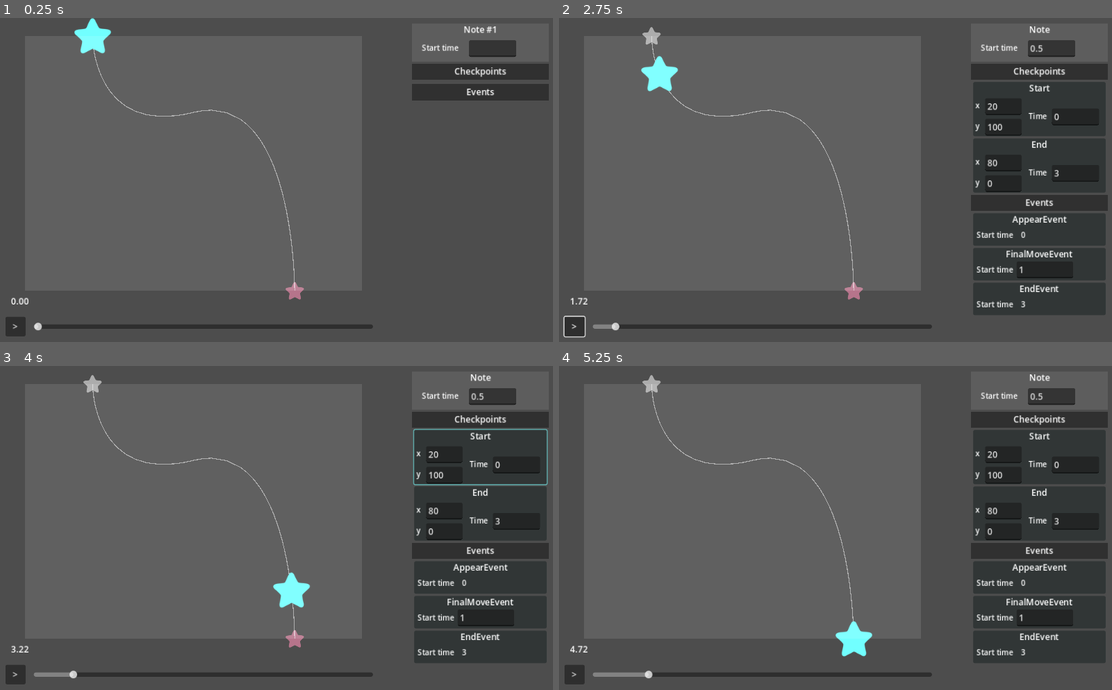
Above: before the commit, frames 1-4 (two rows, left to right).
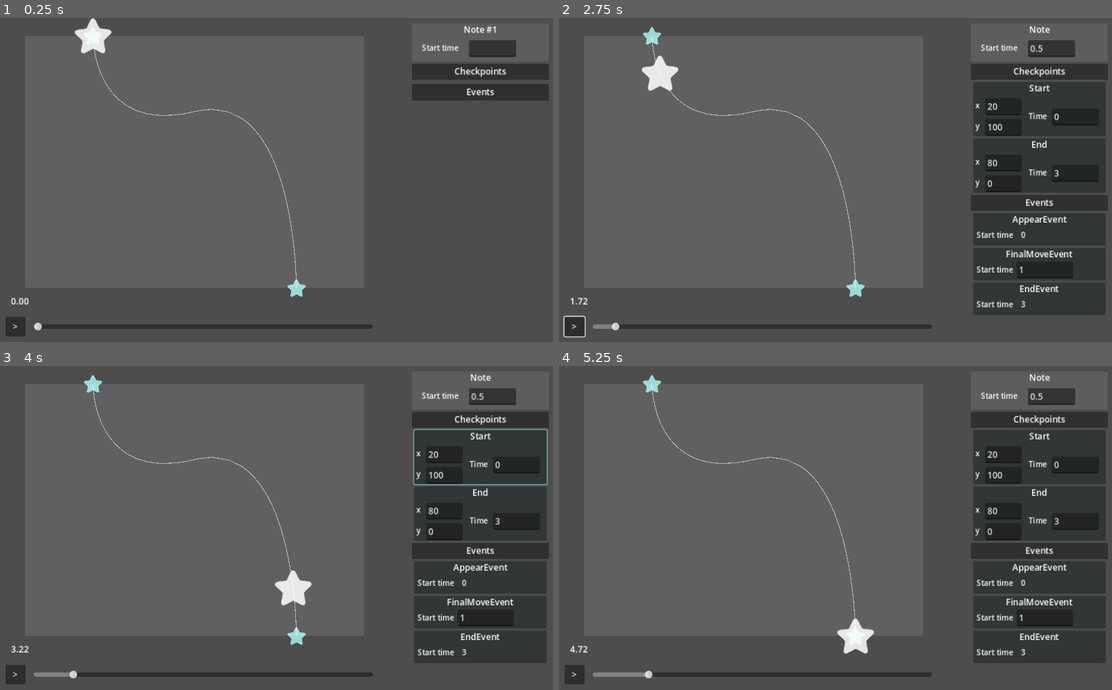
Above: after the commit, the same moments.

Repository: Punjidixie/Project-Prelude-Editor
Game: Godot game, scene res://main/main.tscn
The game is run twice, just before and just after one commit, with the same random seed, the same clock (stepped at 60 frames per second) and the same inputs.
Inputs (mouse positions are in pixels of both pictures, inside the frame that each line leads up to):
- Up to frame 1 (0.25 s): no input
- Up to frame 2 (2.75 s): click (1051, 47) at 0.52 s; type "12" at 0.6 s; click ">" at 1.25 s; move the mouse to (608, 306) at 2.02 s; press the mouse at (608, 306) at 2.03 s; hold W from 2.03 s (still down)
- Up to frame 3 (4 s): release W at 2.75 s; release the mouse at (49, 654) at 2.75 s; click (481, 456) at 2.77 s; move the mouse to (165, 544) at 3.52 s; click (165, 544) at 3.6 s
- Up to frame 4 (5.25 s): move the mouse to (890, 456) at 4.27 s; press the mouse at (890, 456) at 4.28 s; hold W from 4.28 s (still down); move the mouse to (807, 592) at 5.02 s; release the mouse at (807, 592) at 5.03 s; click (807, 592) at 5.1 s

The runs differ from the first frame. In frame 1, 0.9% of the frame differs, in the area x 13-56%, y 0-87%; in frame 2, 0.9%; in frame 3, 1.0%, in the area x 15-57%, y 2-87%; in frame 4, 0.9%.

Commit message:
drag checkpoints

Diff:
--- a/main/main.tscn
+++ b/main/main.tscn
@@ -5,7 +5,7 @@
 [ext_resource type="Script" path="res://notes/play_area_object.gd" id="2_g6me1"]
 [ext_resource type="Script" path="res://notes/note.gd" id="2_lkwxi"]
 [ext_resource type="Texture2D" uid="uid://pc1xdwlau3fa" path="res://assets/star.png" id="2_ypqv5"]
-[ext_resource type="Script" path="res://notes/note_checkpoint.gd" id="3_a5ejy"]
+[ext_resource type="PackedScene" uid="uid://6xa2kl78865d" path="res://notes/note_events/note_checkpoint.tscn" id="3_q76ka"]
 [ext_resource type="Script" path="res://notes/note_events/appear_event.gd" id="5_s85vc"]
 [ext_resource type="Script" path="res://notes/note_events/move_event.gd" id="5_vyj42"]
 [ext_resource type="Script" path="res://notes/note_events/end_event.gd" id="6_klw7q"]
@@ -41,21 +41,11 @@
 
 [node name="Checkpoints" type="Node" parent="Notes/Note"]
 
-[node name="StartCheckpoint" type="Sprite2D" parent="Notes/Note/Checkpoints"]
-modulate = Color(1, 1, 1, 0.533333)
-position = Vector2(265, 106)
-scale = Vector2(0.5, 0.5)
-texture = ExtResource("2_ypqv5")
-script = ExtResource("3_a5ejy")
+[node name="StartCheckpoint" parent="Notes/Note/Checkpoints" instance=ExtResource("3_q76ka")]
 checkpoint_name = "Start"
 play_position = Vector2(20, 100)
 
-[node name="EndCheckpoint" type="Sprite2D" parent="Notes/Note/Checkpoints"]
-modulate = Color(1, 0.564706, 0.713726, 0.592157)
-position = Vector2(530, 212)
-scale = Vector2(0.5, 0.5)
-texture = ExtResource("2_ypqv5")
-script = ExtResource("3_a5ejy")
+[node name="EndCheckpoint" parent="Notes/Note/Checkpoints" instance=ExtResource("3_q76ka")]
 target_time = 3.0
 checkpoint_name = "End"
 play_position = Vector2(80, 0)
@@ -81,12 +71,12 @@
 end_checkpoint = NodePath("../../Checkpoints/EndCheckpoint")
 event_type = 3
 
-[node name="NoteBody" type="Sprite2D" parent="Notes/Note"]
-modulate = Color(0.443137, 1, 1, 1)
-position = Vector2(463, 172)
+[node name="NoteBody" type="Node2D" parent="Notes/Note"]
+script = ExtResource("2_g6me1")
+
+[node name="Visual" type="Sprite2D" parent="Notes/Note/NoteBody"]
+modulate = Color(1, 1, 1, 0.858824)
 texture = ExtResource("2_ypqv5")
-script = ExtResource("2_g6me1")
-play_position = Vector2(0.75, 0.3)
 
 [node name="Path2D" type="Path2D" parent="Notes"]
 visible = false
@@ -101,6 +91,7 @@
 anchor_bottom = 1.0
 grow_horizontal = 2
 grow_vertical = 2
+mouse_filter = 2
 
 [node name="NoteInfoUI" type="ScrollContainer" parent="CanvasLayer/Control" node_paths=PackedStringArray("checkpoint_container", "event_container", "top_info_box", "sample_note")]
 layout_mode = 1
@@ -247,10 +238,11 @@
 anchors_preset = 15
 anchor_right = 1.0
 anchor_bottom = 1.0
-offset_right = -312.0
-offset_bottom = -106.0
-grow_horizontal = 2
-grow_vertical = 2
+offset_right = -308.0
+offset_bottom = -111.0
+grow_horizontal = 2
+grow_vertical = 2
+mouse_filter = 2
 
 [node name="PlayArea" type="ColorRect" parent="CanvasLayer/Control/Control"]
 layout_mode = 1
@@ -263,6 +255,7 @@
 offset_bottom = 9.0
 grow_horizontal = 2
 grow_vertical = 2
+mouse_filter = 2
 color = Color(1, 1, 1, 0.109804)
 metadata/_edit_use_anchors_ = true
 
--- a/notes/note.gd
+++ b/notes/note.gd
@@ -28,10 +28,6 @@
 
 func connect_event(event: NoteEvent):
 	event.on_event_updated.connect(update)
-
-# Called every frame. 'delta' is the elapsed time since the previous frame.
-func _process(delta):
-	pass
 
 func get_note_checkpoints() -> Array:
 	var note_checkpoints = checkpoints_container.get_children()
--- a/notes/note_checkpoint.gd
+++ b/notes/note_checkpoint.gd
@@ -7,7 +7,7 @@
 # Because info box needs a different signal.
 # When load_info_from_info_box is called from the info box, that other signal emitted.
 # I don't want the info box to receive that signal because the checkpoint was already updated from the info box itself...
-signal on_checkpoint_dragged()
+signal on_checkpoint_ui_needs_update()
 
 # For general purposes ; synchonizing other nodes
 signal on_checkpoint_updated()
@@ -15,6 +15,25 @@
 # Local time
 @export var target_time : float
 @export var checkpoint_name : String
+@export var click_area : Area2D
+
+var draggable = false
+var drag_position : Vector2
+
+func _ready():
+	super._ready()
+	click_area.mouse_entered.connect(on_mouse_entered)
+	click_area.mouse_exited.connect(on_mouse_exited)
+
+func _process(delta):
+	if draggable:
+		if Input.is_action_just_pressed("left_click"):
+			drag_position = get_local_mouse_position()
+		elif Input.is_action_pressed("left_click"):
+			set_world_position(get_global_mouse_position())
+			on_checkpoint_updated.emit()
+			on_checkpoint_ui_needs_update.emit()
+
 
 func get_and_initialize_info_box() -> CheckpointInfoBox:
 	var info_box = ScenePreloader.checkpoint_info_box.instantiate()
@@ -28,3 +47,9 @@
 
 	target_time = float(info_box.time_input_box.text)
 	on_checkpoint_updated.emit()
+
+func on_mouse_entered():
+	draggable = true
+
+func on_mouse_exited():
+	draggable = false
--- a/notes/note_events/move_event.gd
+++ b/notes/note_events/move_event.gd
@@ -50,17 +50,13 @@
 	pass
 
 func connect_start_checkpoint():
-	start_checkpoint.on_checkpoint_dragged.connect(on_start_checkpoint_updated)
 	start_checkpoint.on_checkpoint_updated.connect(on_start_checkpoint_updated)
 
 func connect_destination_checkpoint():
-	destination_checkpoint.on_checkpoint_dragged.connect(on_destination_checkpoint_updated)
 	destination_checkpoint.on_checkpoint_updated.connect(on_destination_checkpoint_updated)
 
 func disconnect_start_checkpoint():
-	start_checkpoint.on_checkpoint_dragged.disconnect(on_start_checkpoint_updated)
 	start_checkpoint.on_checkpoint_updated.disconnect(on_start_checkpoint_updated)
 
 func disconnect_destination_checkpoint():
-	destination_checkpoint.on_checkpoint_dragged.disconnect(on_destination_checkpoint_updated)
 	destination_checkpoint.on_checkpoint_updated.disconnect(on_destination_checkpoint_updated)
--- /dev/null
+++ b/notes/note_events/note_checkpoint.tscn
@@ -0,0 +1,21 @@
+[gd_scene load_steps=4 format=3 uid="uid://6xa2kl78865d"]
+
+[ext_resource type="Script" path="res://notes/note_checkpoint.gd" id="1_7kayq"]
+[ext_resource type="Texture2D" uid="uid://pc1xdwlau3fa" path="res://assets/star.png" id="2_0o8fb"]
+
+[sub_resource type="RectangleShape2D" id="RectangleShape2D_nvqme"]
+size = Vector2(40, 40)
+
+[node name="NoteCheckpoint" type="Node2D" node_paths=PackedStringArray("click_area")]
+script = ExtResource("1_7kayq")
+click_area = NodePath("Area2D")
+
+[node name="Visual" type="Sprite2D" parent="."]
+modulate = Color(0.662745, 1, 1, 0.792157)
+scale = Vector2(0.5, 0.5)
+texture = ExtResource("2_0o8fb")
+
+[node name="Area2D" type="Area2D" parent="."]
+
+[node name="CollisionShape2D" type="CollisionShape2D" parent="Area2D"]
+shape = SubResource("RectangleShape2D_nvqme")
--- a/notes/note_events/note_event.gd
+++ b/notes/note_events/note_event.gd
@@ -10,6 +10,7 @@
 
 signal on_event_updated()
 signal on_event_ui_needs_update()
+signal on_event_deleted()
 
 # Called in Note. Calculate note position based on local_time. Override in inherited classes.
 func get_notebody_play_position(local_time: float):
--- a/notes/play_area_object.gd
+++ b/notes/play_area_object.gd
@@ -1,4 +1,4 @@
-extends Sprite2D
+extends Node2D
 
 class_name PlayAreaObject
 
@@ -20,6 +20,12 @@
 	play_position = new_play_position
 	update_world_position()
 
+func set_world_position(new_world_position : Vector2):
+	position = new_world_position
+	update_play_position()
 
 func update_world_position():
 	position = PlayAreaUtils.get_world_position(play_position)
+
+func update_play_position():
+	play_position = PlayAreaUtils.get_play_position(position)
--- a/project.godot
+++ b/project.godot
@@ -32,6 +32,14 @@
 window/stretch/aspect="expand"
 window/dpi/allow_hidpi=false
 
+[input]
+
+left_click={
+"deadzone": 0.5,
+"events": [Object(InputEventMouseButton,"resource_local_to_scene":false,"resource_name":"","device":-1,"window_id":0,"alt_pressed":false,"shift_pressed":false,"ctrl_pressed":false,"meta_pressed":false,"button_mask":0,"position":Vector2(0, 0),"global_position":Vector2(0, 0),"factor":1.0,"button_index":1,"canceled":false,"pressed":false,"double_click":false,"script":null)
+]
+}
+
 [rendering]
 
 renderer/rendering_method="mobile"
--- a/ui/checkpoint_info_boxes/checkpoint_info_box.gd
+++ b/ui/checkpoint_info_boxes/checkpoint_info_box.gd
@@ -16,6 +16,7 @@
 
 func initialize(_checkpoint : NoteCheckpoint):
 	checkpoint = _checkpoint
+	checkpoint.on_checkpoint_ui_needs_update.connect(update)
 	update()
 
 func update():
